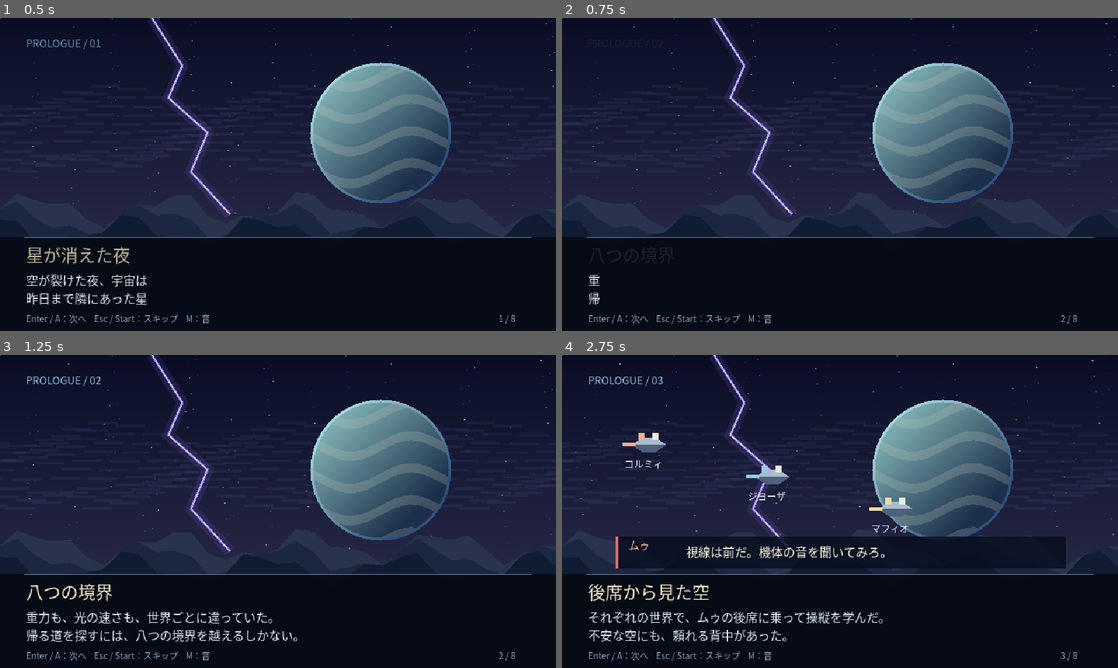
Above: before the commit, frames 1-4 (two rows, left to right).
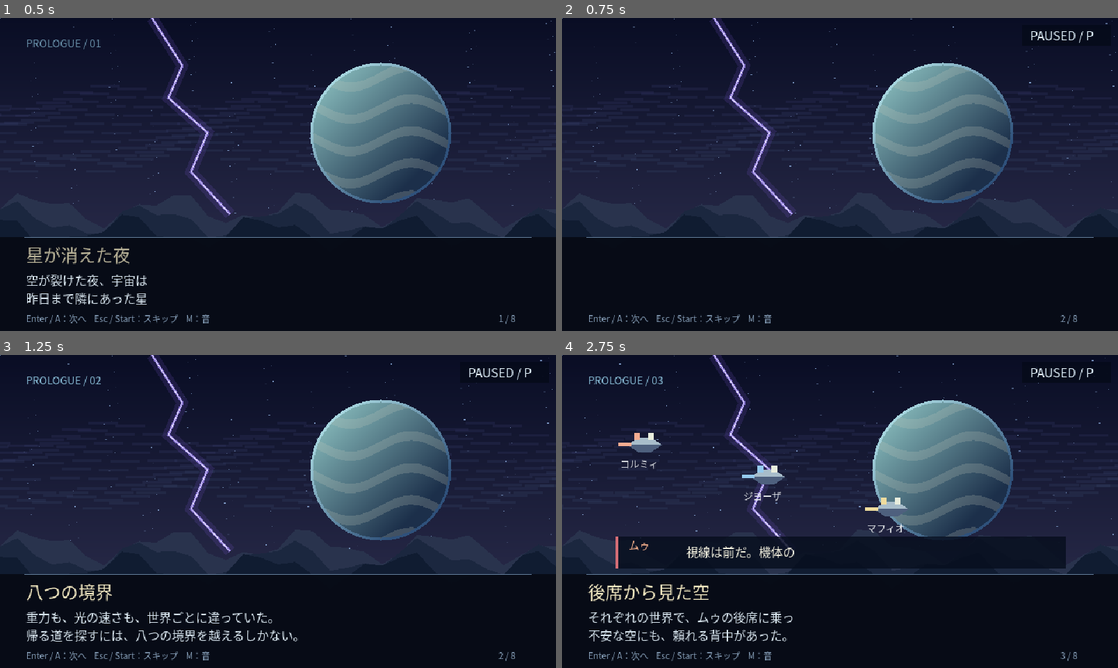
Above: after the commit, the same moments.

Repository: coshimagame/manjusyage
Game: Godot game, scene res://prologue.tscn
Two runs of this game, one before a commit and one after it. Both use one fixed random seed, a clock stepped at 60 frames per second and the inputs below. Sound files missing from this copy of the repository are replaced by a short silence.
Inputs (mouse positions are in pixels of both pictures, inside the frame that each line leads up to):
- Up to frame 1 (0.5 s): no input
- Up to frame 2 (0.75 s): tap Enter at 0.5 s; move the mouse to (962, 158) at 0.52 s; hold Right from 0.53 s (still down); tap P at 0.6 s; click (962, 158) at 0.67 s
- Up to frame 3 (1.25 s): keep holding Right; tap Space at 0.77 s
- Up to frame 4 (2.75 s): move the mouse to (728, 527) at 1.27 s; release Right at 1.28 s; hold Down 1.28-2.03 s; tap P at 1.35, 2.3 s; tap Space at 1.52 s; move the mouse to (895, 442) at 2.02 s; hold Right from 2.03 s (still down); tap M at 2.1 s

Frame 1 is identical in both runs. In frame 2, 0.2% of the frame differs, in the area x 4-99%, y 3-92%; in frame 3, 0.1%; in frame 4, 1.2%, in the area x 10-99%, y 3-86%.

Commit message:
feat: pause automatic prologue page progression for reading

Diff:
--- a/prologue.gd
+++ b/prologue.gd
@@ -25,6 +25,7 @@
 var age := 0.0
 var clock := 0.0
 var finished := false
+var story_paused := false
 var font: SystemFont
 var planet_tex: ImageTexture
 var music: AudioStreamPlayer
@@ -75,6 +76,7 @@
 	if event is InputEventKey and event.pressed and not event.echo:
 		if event.keycode == KEY_ESCAPE: finish()
 		elif event.keycode in [KEY_ENTER, KEY_SPACE, KEY_Z]: advance()
+		elif event.keycode == KEY_P: story_paused = not story_paused; queue_redraw()
 		elif event.keycode == KEY_M: music.stream_paused = not music.stream_paused
 	elif event is InputEventJoypadButton and event.pressed:
 		if event.button_index == JOY_BUTTON_START: finish()
@@ -98,8 +100,8 @@
 func _process(dt):
 	if finished: return
 	clock += dt
-	age += dt
-	if age > 8.5: advance()
+	if not story_paused: age += dt
+	if not story_paused and age > 8.5: advance()
 	queue_redraw()
 	frames += 1
 	if test_shot and frames == 5:
@@ -150,6 +152,9 @@
 			draw_rect(Rect2(pos+Vector2(-3,-3),Vector2(6,3)),[Color("6cf1eb"),Color("ffad81"),Color("c8acff")][i])
 			draw_line(pos+Vector2(-19,1),pos+Vector2(-32-sin(clock*12)*4,1),Color("ffb474"),3)
 	if DIALOGUES.has(page): draw_story_dialogue()
+	if story_paused:
+		draw_rect(Rect2(530, 8, 102, 24), Color(0.02, 0.04, 0.10, 0.88))
+		draw_string(font, Vector2(539, 26), "PAUSED / P", HORIZONTAL_ALIGNMENT_LEFT, -1, 14, Color("e5f5ff"))
 	draw_rect(Rect2(0,252,640,108),Color(.025,.04,.08,.94))
 	draw_line(Vector2(28,253),Vector2(612,253),Color("637e9b"))
 	var opacity=clampf(age*1.5,0,1)
